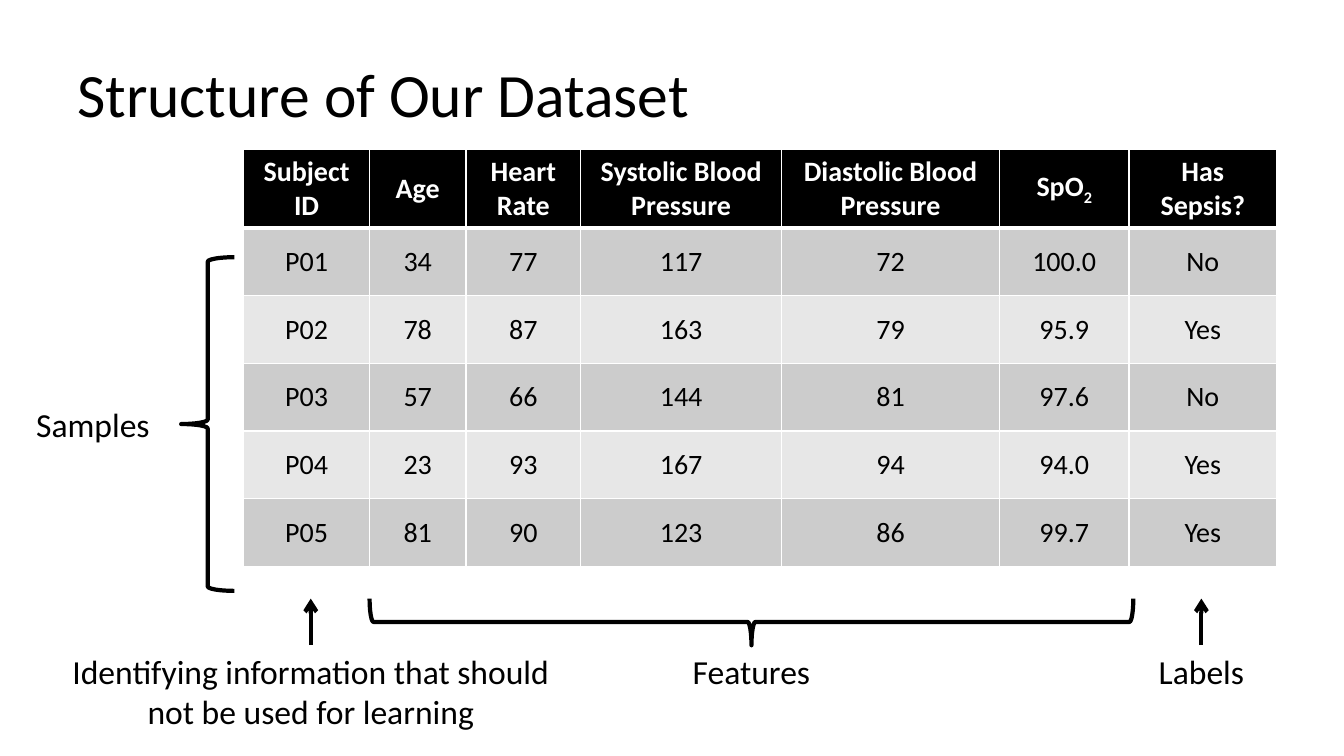
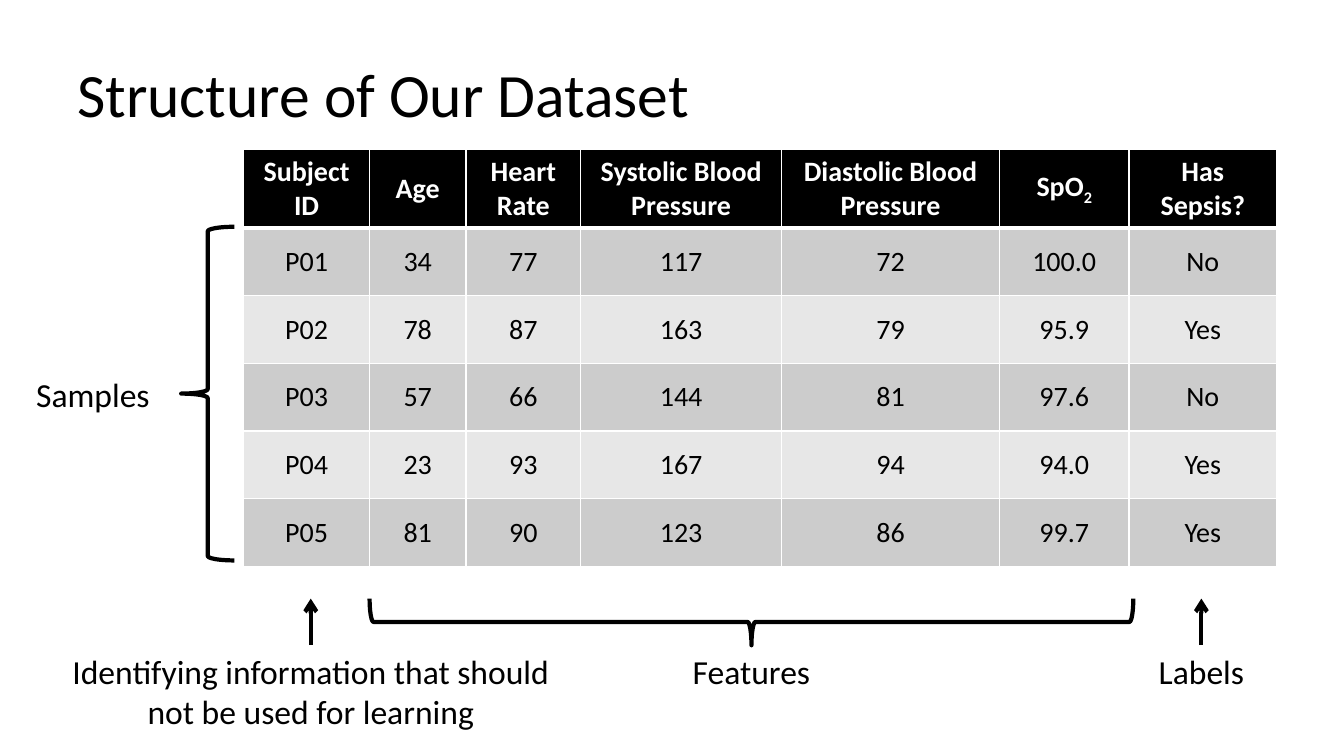
Before and after one commit to C4M-UofT/C4M-UofT.github.io, a slide deck: slide 12 of lectures/module3/3-1_ml_workflow/MachineLearning_tutorial.pptx. Drawn at 1344x756 pixels with LibreOffice and Linux fonts; fonts in the diff are those of the drawing. Boxes give left, top, right and bottom in pixels: in the first picture for what was removed or moved away, otherwise in the second. Text is boxed around its words. In the diff, an @@ line names an element or a change of style, - is before the commit and + after.

```diff
--- a/lectures/module3/3-1_ml_workflow/MachineLearning_tutorial.pptx
+++ b/lectures/module3/3-1_ml_workflow/MachineLearning_tutorial.pptx
@@ left brace: place and size @@
-left brace at [181, 257, 235, 591]
+left brace at [181, 227, 235, 561]
@@ text "Samples": place and size @@
-text "Samples" at [36, 413, 150, 443]
+text "Samples" at [36, 383, 150, 413]
```
Also in this commit, not shown: 1 other file.
